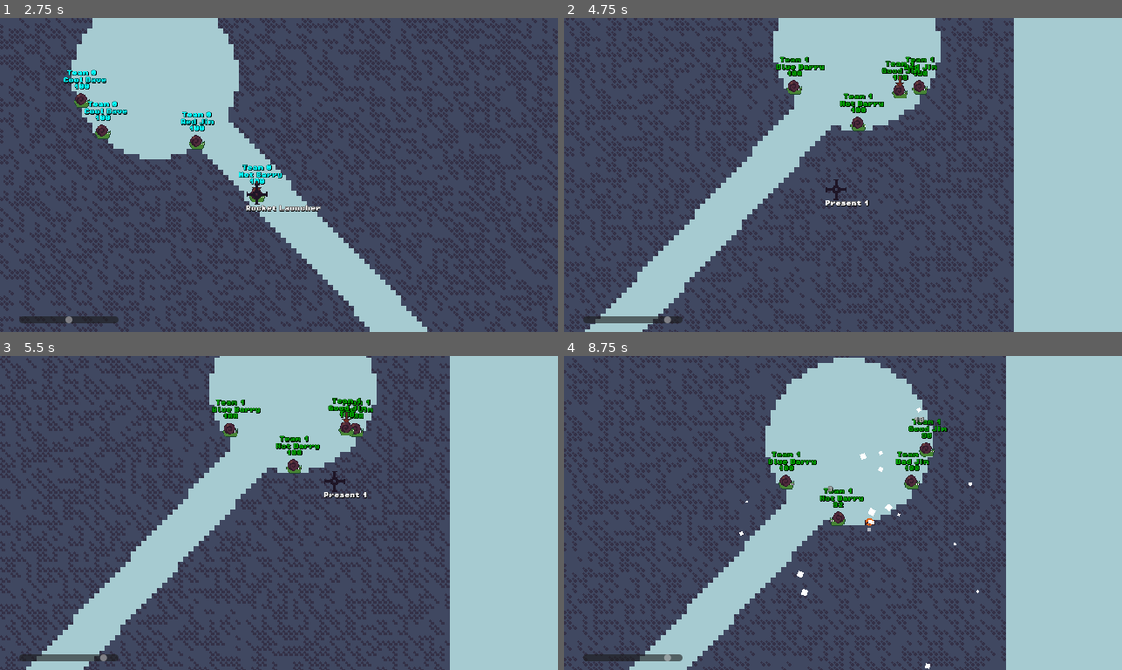
Above: before the commit, frames 1-4 (two rows, left to right).
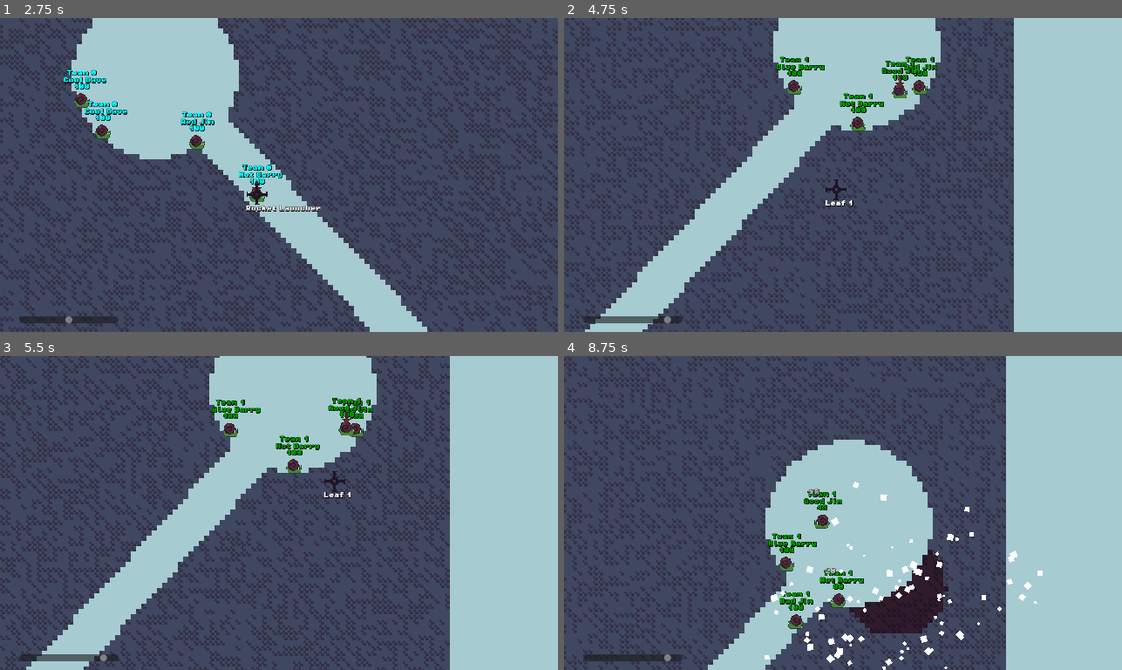
Above: after the commit, the same moments.

Repository: codingbanana21/Snail-Wars
Game: Godot game, scene res://scenes/main_menu.tscn
The game is run twice, just before and just after one commit, with the same random seed, the same clock (stepped at 60 frames per second) and the same inputs.
Inputs (mouse positions are in pixels of both pictures, inside the frame that each line leads up to):
- Up to frame 1 (2.75 s): click (401, 297) at 0.52 s; type "12" at 0.6 s; click "Mine Time" at 1.25 s; tap Enter (skip) at 2 s; move the mouse to (401, 159) at 2.02 s; hold D (right) from 2.03 s (still down); tap Mouse wheel down (last_weapon) at 2.1 s; tap W (jump) at 2.27 s
- Up to frame 2 (4.75 s): move the mouse to (731, 190) at 2.77 s; click (731, 190) at 2.85 s; tap W (jump) at 3.02, 4.52 s; tap Mouse wheel down (last_weapon) at 3.05, 3.6, 4.55 s; move the mouse to (898, 105) at 3.52 s; release D (right) at 3.53 s; hold A (left) 3.53-4.28 s; move the mouse to (815, 237) at 4.27 s; hold D (right) from 4.28 s (still down); right-click (815, 237) at 4.35 s
- Up to frame 3 (5.5 s): keep holding D (right); move the mouse to (323, 516) at 5.02 s; tap Mouse wheel up (next_weapon) at 5.1 s; tap W (jump) at 5.27 s; tap Mouse wheel down (last_weapon) at 5.3 s
- Up to frame 4 (8.75 s): move the mouse to (798, 509) at 5.77 s; release D (right) at 5.78 s; hold S (back_jump) 5.78-6.53 s; tap Mouse wheel down (last_weapon) at 5.85, 6.8, 7.35, 8.3 s; tap W (jump) at 6.02, 7.52, 8.27 s; move the mouse to (848, 513) at 6.52 s; press the mouse at (848, 513) at 6.53 s; hold D (right) 6.53-7.28 s; tap Space at 7.25 s; move the mouse to (820, 506) at 7.27 s; release the mouse at (820, 506) at 7.28 s; hold A (left) from 7.28 s (still down); move the mouse to (870, 513) at 8.02 s; right-click (870, 513) at 8.1 s

Frame 1 is identical in both runs. In frame 2, less than 0.1% of the frame differs, in the area x 47-55%, y 58-60%; in frame 3, less than 0.1%; in frame 4, 44%, in the area x 0-86%, y 0-100%.

Commit message:
Added two new weapons

Diff:
--- a/projectiles/bullet.tscn
+++ b/projectiles/bullet.tscn
@@ -4,7 +4,7 @@
 [ext_resource type="Texture2D" uid="uid://blounwen1686h" path="res://assets/images/bullet.png" id="2_cqswp"]
 
 [sub_resource type="CircleShape2D" id="CircleShape2D_y4r1p"]
-radius = 7.5
+radius = 5.0990195
 
 [node name="Bullet" unique_id=791496552 instance=ExtResource("1_4ambd")]
 damage = 35
@@ -19,5 +19,4 @@
 texture = ExtResource("2_cqswp")
 
 [node name="CollisionShape2D" parent="DetectBox" parent_id_path=PackedInt32Array(289666369) index="0" unique_id=1905896826]
-position = Vector2(0, 0)
 shape = SubResource("CircleShape2D_y4r1p")
--- /dev/null
+++ b/projectiles/cake_tnt.tscn
@@ -0,0 +1,26 @@
+[gd_scene format=3 uid="uid://csi6ir1av406y"]
+
+[ext_resource type="PackedScene" uid="uid://cubfm8w8o5obj" path="res://projectiles/projectile.tscn" id="1_ipt5o"]
+[ext_resource type="Texture2D" uid="uid://d7rmm3hgmhlx" path="res://assets/images/cake_tnt.png" id="2_2v8i0"]
+
+[sub_resource type="RectangleShape2D" id="RectangleShape2D_gjjih"]
+size = Vector2(14, 8)
+
+[node name="CakeTNT" unique_id=791496552 instance=ExtResource("1_ipt5o")]
+damage = 100
+size = 10
+knockback = 100
+speed = 0
+min_speed = 0
+timer = 1.0
+effect_by_wind = false
+
+[node name="Image" parent="." index="1" unique_id=2045045234]
+texture = ExtResource("2_2v8i0")
+
+[node name="CollisionShape2D" parent="." index="2" unique_id=679883136]
+position = Vector2(0, 3)
+shape = SubResource("RectangleShape2D_gjjih")
+
+[node name="CollisionShape2D" parent="DetectBox" parent_id_path=PackedInt32Array(289666369) index="0" unique_id=1905896826]
+shape = null
--- /dev/null
+++ b/projectiles/leaf.tscn
@@ -0,0 +1,22 @@
+[gd_scene format=3 uid="uid://bug2waxs7ycy8"]
+
+[ext_resource type="PackedScene" uid="uid://cubfm8w8o5obj" path="res://projectiles/projectile.tscn" id="1_acmeg"]
+
+[sub_resource type="CircleShape2D" id="CircleShape2D_8hw32"]
+radius = 8.062258
+
+[node name="Leaf" unique_id=791496552 instance=ExtResource("1_acmeg")]
+damage = 35
+size = 2
+knockback = 90
+life_steel = 30
+gravity = 300
+timer = 1.5
+effect_by_wind = false
+
+[node name="DetectBox" parent="." index="3" unique_id=289666369]
+collision_layer = 2
+collision_mask = 2
+
+[node name="CollisionShape2D" parent="DetectBox" index="0" unique_id=1905896826]
+shape = SubResource("CircleShape2D_8hw32")
--- a/projectiles/tnt.tscn
+++ b/projectiles/tnt.tscn
@@ -8,12 +8,13 @@
 height = 12.0
 
 [node name="TNT" unique_id=791496552 instance=ExtResource("1_2ywih")]
-damage = 80
-size = 8
+damage = 70
+size = 7
 knockback = 70
-speed = 10.0
+speed = 0
 min_speed = 0
 bounce = true
+effect_by_wind = false
 
 [node name="Image" parent="." index="1" unique_id=2045045234]
 texture = ExtResource("2_gjjih")
@@ -22,5 +23,4 @@
 shape = SubResource("CapsuleShape2D_7exph")
 
 [node name="CollisionShape2D" parent="DetectBox" parent_id_path=PackedInt32Array(289666369) index="0" unique_id=1905896826]
-position = Vector2(0, 0)
 shape = null
--- a/scripts/Mouse.gd
+++ b/scripts/Mouse.gd
@@ -4,7 +4,7 @@
 @onready var shake_timer: Timer = $ShakeTimer
 @onready var camera_2d: Camera2D = $Camera2D
 
-const WEAPONS: Array[String] = ["Rocket Launcher","Grenade","Drill Rocket","Bomb","Air Strike","Drill Strike","TNT","Gun","Teleporta","Pumkin Grenade","Present"]
+const WEAPONS: Array[String] = ["Rocket Launcher","Grenade","Drill Rocket","Bomb","Air Strike","Drill Strike","TNT","Gun","Teleporta","Pumkin Grenade","Present Strike","Cake TNT","Leaf"]
 
 var moving: bool = false
 var can_move: bool = false
--- a/scripts/menu.gd
+++ b/scripts/menu.gd
@@ -72,11 +72,11 @@
 		Globals.water_rise = inputs["water_rise"]
 
 	if int(teams_weapons) == 1:
-		Globals.teams_weapons = [[-1,-1,2,3,1,1,1,2,2,2,1]]
+		Globals.teams_weapons = [[-1,-1,2,3,1,1,1,2,2,1,1,1,1]]
 	elif int(teams_weapons) == 2:
-		Globals.teams_weapons = [[-1,-1,-1,-1,-1,-1,-1,-1,-1,-1,-1]]
+		Globals.teams_weapons = [[-1,-1,-1,-1,-1,-1,-1,-1,-1,-1,-1,-1,-1]]
 	elif int(teams_weapons) == 3:
-		Globals.teams_weapons = [[-1,-1,2,3,0,0,3,3,3,3,0]]
+		Globals.teams_weapons = [[-1,-1,2,3,0,0,3,3,3,3,0,2,0]]
 
 	for i in range(Globals.number_of_teams -1):
 		Globals.teams_weapons.append([])
--- a/scripts/player.gd
+++ b/scripts/player.gd
@@ -22,7 +22,7 @@
 const JUMP: Vector2 = Vector2(120, -300)
 const BACK_JUMP: Vector2 = Vector2(-50, -400)
 const PLAYER_GRAVITY: int = 30
-const WEAPONS: Array[String] = ["rocket","grenade","drill","bomb","air_strike","drill_strike","tnt","bullet","teleporta","pumkin_grenade","present"]
+const WEAPONS: Array[String] = ["rocket","grenade","drill","bomb","air_strike","drill_strike","tnt","bullet","teleporta","pumkin_grenade","present","cake_tnt","leaf"]
 const NAMES: Array[String] = ["Barry","Bob","Jim","Dave"]
 const NAMES2: Array[String] = ["Good","Bad","Cool","Best","Dumb","Not","Dead","Red","Blue","Green","Super","The","Just"]
 
@@ -97,9 +97,9 @@
 			if Input.is_action_just_pressed("last_weapon"):
 				weapon -= 1
 				if weapon < 0:
-					weapon = 10
-
-			weapon %= 11
+					weapon = 12
+
+			weapon %= 13
 			Mouse.weapon_left = Globals.teams_weapons[team_number][weapon]
 			Mouse.weapon = weapon
 
@@ -201,6 +201,16 @@
 		next_player_timer.start(1.0)
 
 
+@rpc("any_peer","reliable","call_local")
+func heal(heal_amount: int):
+	hp += heal_amount
+	hp_label.text = str(hp)
+
+	var hit_text: Label = load("res://scenes/hit_text.tscn").instantiate()
+	hit_text.text = "+" + str(heal_amount)
+	add_child(hit_text)
+
+
 @rpc("any_peer","call_local","reliable")
 func die():
 	dead = true
--- a/scripts/projectile.gd
+++ b/scripts/projectile.gd
@@ -10,6 +10,7 @@
 @export var damage: int = 45
 @export var size: int = 5
 @export var knockback: int = 50
+@export var life_steel: int = 0
 @export var speed: int = 60
 @export var min_speed: int = 100
 @export var gravity: int = 450
@@ -135,6 +136,9 @@
 			player.damage.rpc(int(hit_power * damage))
 			player.velocity += (player.global_position - global_position) * hit_power * knockback
 
+			if players_projectile:
+				parent.heal(int(life_steel * hit_power))
+
 	if players_projectile:
 		if teleports_player:
 			parent.global_position = global_position
Binary file added: assets/images/cake_tnt.png
Not shown, added: assets/images/cake_tnt.png.import
